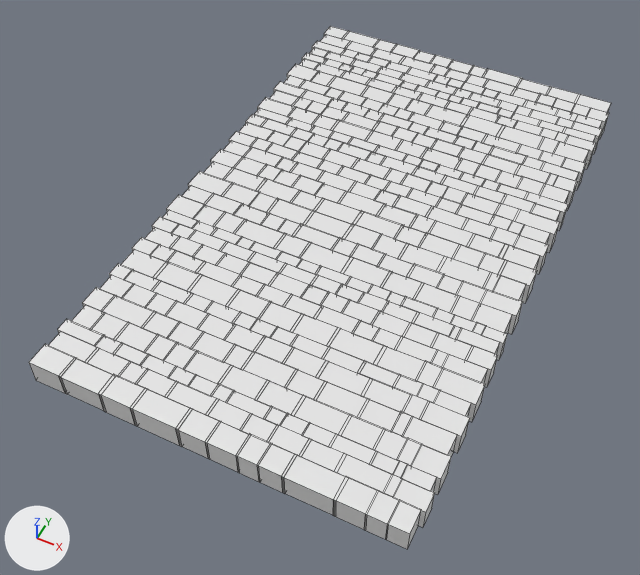
An edit to the FBX model Assets/MORDOR/Objects 3D/SueloLadrillos.fbx, drawn before and after from the same camera.
Camera for both pictures: a camera (50 mm lens) standing at (21.0, -51.6, 53.2) and looking at (-1.6, -6.3, -3.4). Every picture has the same lights, and +X, +Y and +Z are marked at lower left. Mesh edges are drawn as thin lines. Where no turn or scale is listed for an object, it has been applied to the vertices.

Objects in the first picture: 'SueloLadrillos'.
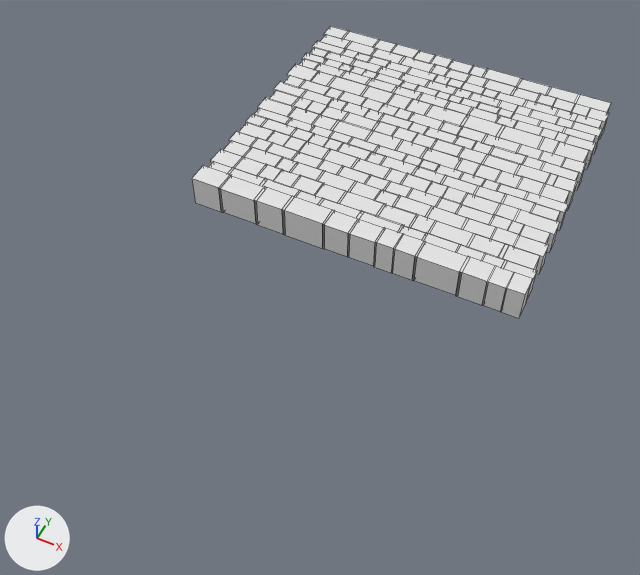
The newer file is also turned or shifted as a whole; pictures and numbers use the older file's frame.

Pixel boxes [x1, y1, x2, y2] of what changed, in the pictures (640 x 575 px; the box of a moved part takes in the faces that stretch with it):
'SueloLadrillos', reshaped (28% narrower, 44% shorter): before [29, 26, 611, 549]; after [192, 26, 611, 318]
part 1 of me_sueloladrillos, moved or reshaped: before [221, 182, 260, 206]; after [192, 165, 232, 213]
part 2 of me_sueloladrillos, moved or reshaped: before [479, 289, 523, 334]; after [500, 272, 532, 318]
part 3 of me_sueloladrillos, moved or reshaped: before [204, 193, 243, 215]; after [219, 176, 264, 224]
part 4 of me_sueloladrillos, moved or reshaped: before [266, 198, 315, 225]; after [254, 187, 292, 235]
part 5 of me_sueloladrillos, moved or reshaped: before [292, 224, 341, 250]; after [282, 196, 335, 249]
part 6 of me_sueloladrillos, moved or reshaped: before [373, 235, 409, 259]; after [322, 211, 357, 256]
part 7 of me_sueloladrillos, moved or reshaped: before [320, 291, 349, 313]; after [347, 219, 384, 266]
part 8 of me_sueloladrillos, moved or reshaped: before [342, 223, 382, 249]; after [373, 227, 404, 273]
part 9 of me_sueloladrillos, moved or reshaped: before [406, 263, 445, 288]; after [391, 234, 426, 281]
part 10 of me_sueloladrillos, moved or reshaped: before [400, 244, 444, 271]; after [412, 242, 467, 295]
part 11 of me_sueloladrillos, moved or reshaped: before [436, 256, 492, 288]; after [455, 256, 496, 305]
part 12 of me_sueloladrillos, moved or reshaped: before [482, 326, 507, 360]; after [482, 266, 513, 312]
part 13 of me_sueloladrillos, deleted: before [29, 171, 526, 549]
part 14 of me_sueloladrillos, cut back: before [260, 187, 530, 303]; after [435, 187, 468, 214]

Patch to the scene script:
```diff
--- a/Assets/MORDOR/Objects 3D/SueloLadrillos.fbx.py
+++ b/Assets/MORDOR/Objects 3D/SueloLadrillos.fbx.py
@@ me_sueloladrillos @@
 # used by ob_sueloladrillos; location = (0.0, 0.0, 0.0)
-me_sueloladrillos.from_pydata(...)  # 3197 vertices, 1649 faces; spans x -15.6..15.0, y -26.0..24.0, z -1.1..1.1
+me_sueloladrillos.from_pydata(...)  # 1864 vertices, 957 faces; spans x -15.6..15.0, y -4.1..24.0, z -1.1..1.9
+# me_sueloladrillos part 1: the loose piece of 8 vertices spanning x -12.2..-9.4, y -4.3..-2.3, z -1.1..1.1 is scaled about its middle by (1.01, 0.961, 1.29), then moved by (-2.9, 0.2, 0.4)
+# me_sueloladrillos part 2: the loose piece of 8 vertices spanning x 11.9..14.9, y -5.8..-4.2, z -1.1..1.1 is scaled about its middle by (0.517, 1.18, 1.26), then moved by (0.7, 1.9, 0.4)
+# me_sueloladrillos part 3: the loose piece of 8 vertices spanning x -13.0..-10.0, y -5.8..-4.2, z -1.1..1.1 is scaled about its middle by (1.24, 1.18, 1.2), then moved by (0.8, 1.9, 0.4)
+# me_sueloladrillos part 4: the loose piece of 8 vertices spanning x -7.7..-4.0, y -4.3..-2.3, z -1.1..1.1 is scaled about its middle by (0.794, 0.961, 1.31), then moved by (-1.7, 0.2, 0.4)
+# me_sueloladrillos part 5: the loose piece of 8 vertices spanning x -4.4..-0.7, y -5.8..-4.2, z -1.1..1.1 is scaled about its middle by (1.07, 1.18, 1.29), then moved by (-1.7, 1.9, 0.4)
+# me_sueloladrillos part 6: the loose piece of 8 vertices spanning x 2.0..4.6, y -4.3..-2.3, z -1.1..1.1 is scaled about its middle by (0.983, 0.961, 1.3), then moved by (-4.6, 0.2, 0.4)
+# me_sueloladrillos part 7: the loose piece of 8 vertices spanning x 1.0..2.9, y -11.5..-10.0, z -1.1..1.1 is scaled about its middle by (1.31, 1.24, 1.24), then moved by (-0.8, 7.7, 0.4)
+# me_sueloladrillos part 8: the loose piece of 8 vertices spanning x -0.6..2.2, y -4.3..-2.3, z -1.1..1.1 is scaled about its middle by (0.629, 0.961, 1.3), then moved by (2.3, 0.2, 0.4)
+# me_sueloladrillos part 9: the loose piece of 8 vertices spanning x 5.8..8.5, y -5.8..-4.2, z -1.1..1.1 is scaled about its middle by (0.771, 1.18, 1.28), then moved by (-2.2, 1.9, 0.4)
+# me_sueloladrillos part 10: the loose piece of 8 vertices spanning x 4.4..7.9, y -4.3..-2.3, z -1.1..1.1 is scaled about its middle by (1.14, 0.961, 1.32), then moved by (1.6, 0.2, 0.4)
+# me_sueloladrillos part 11: the loose piece of 8 vertices spanning x 7.7..11.8, y -4.3..-2.3, z -1.1..1.1 is scaled about its middle by (0.589, 0.961, 1.34), then moved by (1.0, 0.2, 0.4)
+# me_sueloladrillos part 12: the loose piece of 8 vertices spanning x 13.1..14.9, y -8.8..-7.8, z -1.0..1.0 is scaled about its middle by (0.924, 1.87, 1.36), then moved by (-1.4, 5.1, 0.4)
+# me_sueloladrillos part 13: 178 loose pieces with 1329 vertices, spanning x -15.6..15.0, y -26.0..-2.3, z -1.1..1.1, are deleted
+# me_sueloladrillos part 14
+# 4 vertices are removed from x -0.3..12.4, y -2.3, z -1.1
+# 14 faces are deleted
+# 2 vertices move within x 6.8, y 4.1, z 1.1
+# 7 new faces join them
```
